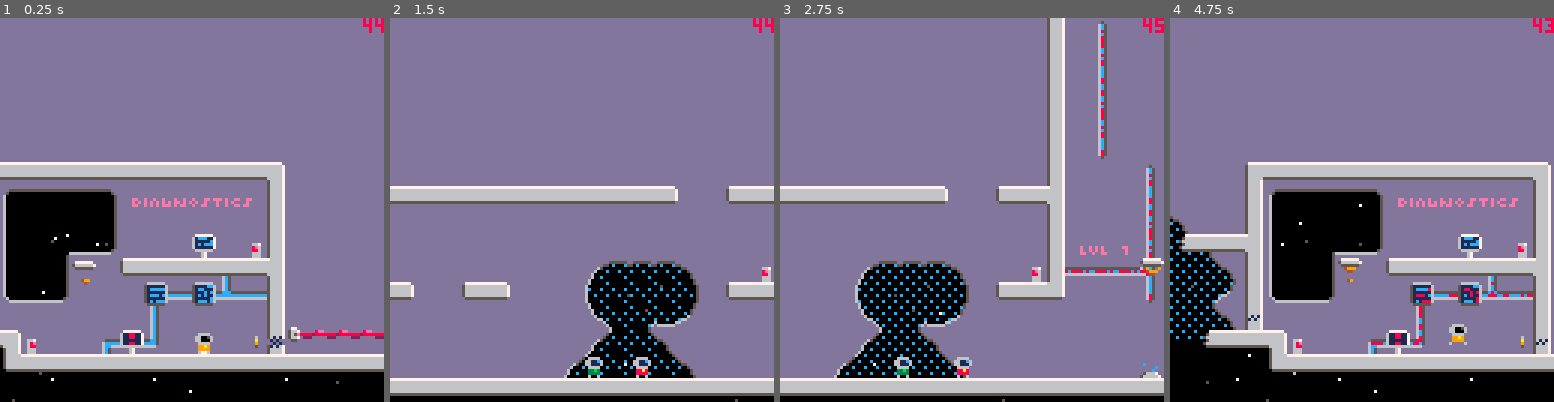
Above: before the commit, frames 1-4 (left to right).
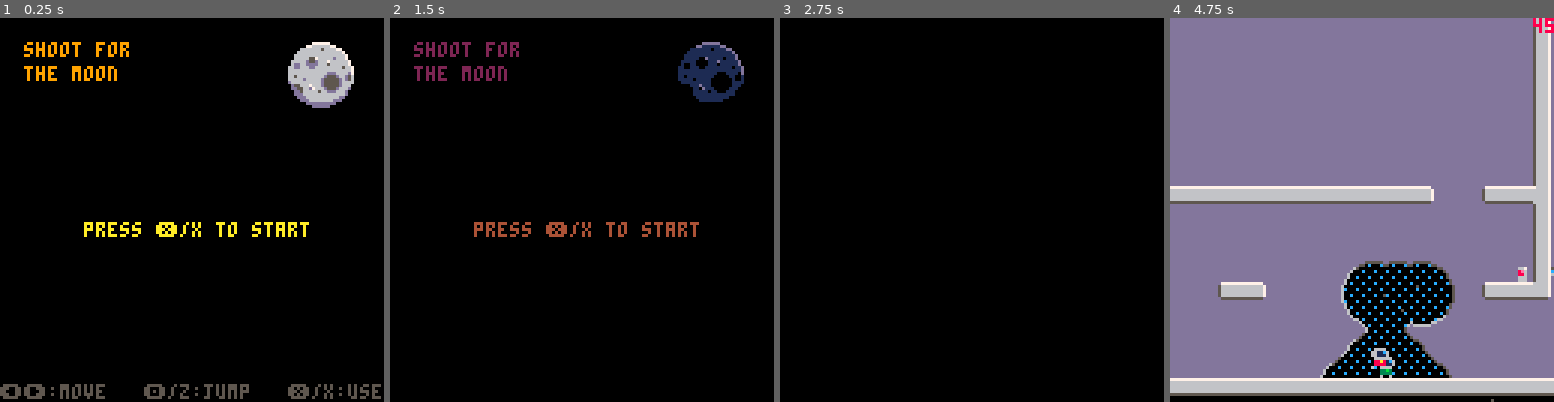
Above: after the commit, the same moments.

Repository: jgradim/gameoff-2020
Game: PICO-8 cartridge moonshot.p8
Same seed, same stepped clock (60 frames per second), same inputs: the game is played once before the commit and once after it.
Inputs:
- Up to frame 1 (0.25 s): no input
- Up to frame 2 (1.5 s): tap X (X key) at 0.33, 1.07 s; tap O (Z key) at 0.7 s
- Up to frame 3 (2.75 s): hold Right 1.6-2.1 s; tap O (Z key) at 1.7, 2.1, 2.5 s; tap X (X key) at 1.85 s; hold Up 2.15-2.42 s; hold Right from 2.47 s (still down)
- Up to frame 4 (4.75 s): tap O (Z key) every 0.4 s from 2.9 to 4.5 s; tap X (X key) at 2.97, 4.08 s; release Right at 3.03 s; hold Left 3.08-3.58 s; hold Down 3.63-3.97 s; hold Right 4.02-4.68 s; hold Up from 4.73 s (still down)

The runs differ from the first frame. In frame 1, 87% of the frame differs, in the area x 0-100%, y 0-100%; in frame 2, 93%; in frame 3, 93%; in frame 4, 43%.

Commit message:
Add placeholder title screen

Diff:
--- a/moonshot.p8
+++ b/moonshot.p8
@@ -629,10 +629,55 @@
 ---title scene---
 -----------------
 
+start_game_at=nil
+
 scene_title={
+ start_at=nil,
+
  init=function() end,
- update=function() end,
- draw=function() end,
+
+ update=function()
+  local s=scene_title
+  if btnp(❎) then
+   play_sfx("start_game")
+   start_game_at=t()+1
+  end
+
+  if start_game_at
+  and t()>=start_game_at
+  then
+   set_scene(scene_game)
+  end
+ end,
+
+ draw=function()
+  cls()
+
+  --top left
+  print("shoot for",8,8,9)
+  print("the moon",8,16,9)
+
+  --top right
+  spr(20,96,8,3,3)
+
+  --center
+  local txt="press ❎/x to start"
+  print(
+   txt,
+   64-#txt*2,
+   68,
+   time()%0.4<0.2 and 7 or 10
+  )
+
+  --bottom
+  txt="⬅️➡️:move   🅾️/z:jump   ❎/x:use"
+  print(txt,0,122,5)
+
+  local s=scene_title
+  if start_game_at then
+   fadepal(1-(start_game_at-t()))
+  end
+ end,
 }
 
 ----------------
@@ -757,6 +802,12 @@
   --camera
   cam:draw()
 
+  --start game fade-in effect
+  if start_game_at
+  and start_game_at<t()+1 then
+   fadepal(1-(t()-start_game_at))
+  end
+
   --debug
   color(8)
   cpu=tostring(stat(1)*100\1)
@@ -796,7 +849,7 @@
 end
 
 function _init()
- set_scene(scene_game)
+ set_scene(scene_title)
 end
 
 ------------
@@ -1033,6 +1086,32 @@
   p.dy=min(p.dy,0)
   p.y+=clhb.y-phb.y-phb.h
   return aim
+ end
+end
+
+function fadepal(perc)
+ --perc:0 normal,
+ --     1 is completely dark
+
+ local p=flr(mid(0,perc,1)*100)
+ local dpal={
+  0,1,1,2,1,13,6,4,
+  4,9,3,13,1,13,14
+ }
+
+ for j=1,15 do
+  local col=j
+
+  --this is a messy formula and
+  --not exact science. when kmax
+  --reaches 5 every color turns
+  -- black.
+  local kmax=(p+(j*1.46))/22
+  for k=1,kmax do
+   col=dpal[col]
+  end
+
+  pal(j,col,1)
  end
 end
 
@@ -2397,6 +2476,7 @@
  platform_on={i=3,o=8,l=2},
  text_type_slow={i=4,o=0,l=4},
  text_type_fast={i=4,o=4,l=4},
+ start_game={i=6,o=0,l=6}
 }
 
 function play_sfx(_sfx)
Not shown, changed: the sound effects (__sfx__) section of moonshot.p8
